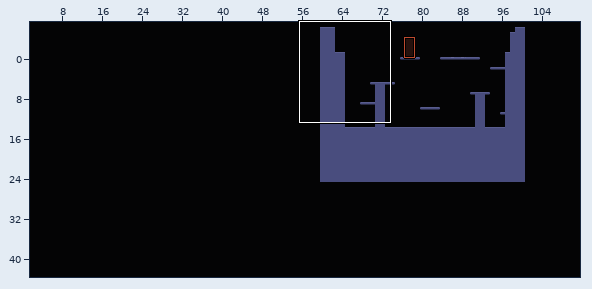
A LDtk project gets an edit: assets/tilemaps/sample.ldtk. The picture above shows the old version from afar; the outline marks the close-up.
Close-up. As it was:
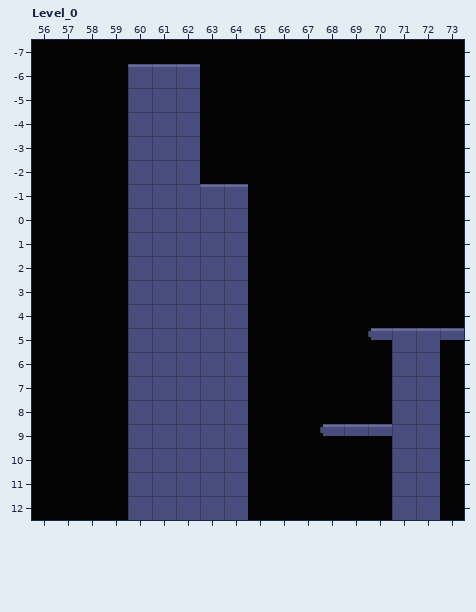
Cells are 8x8 px. Shown: Level_0 x 56..73, y -7..12. The commit also changed other parts of the map, which this record leaves out. The old version is drawn lined up with the new one.
And afterwards:
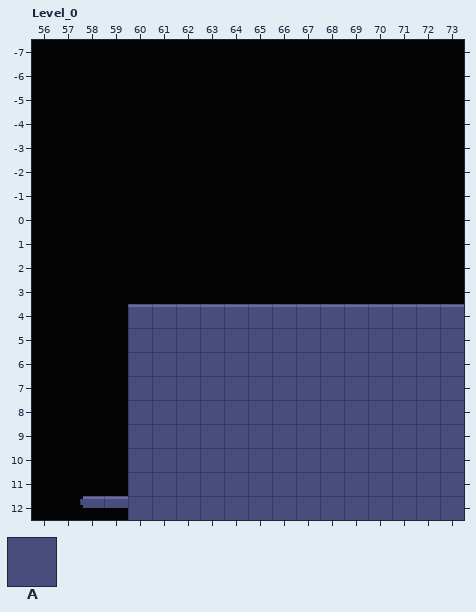
Key: from "IntGrid": A 1 "Terrain".
_ is an empty cell.
Change:
map size 41x32 -> 138x52 cells (old content now starts at 60,-7; both pictures use the new coordinates)
Layer "IntGrid":
y -6..-2: x 60..62 AAA -> ___
y -1..3: x 60..64 AAAAA -> _____
y 4: x 65..73 _________ -> AAAAAAAAA
y 5: x 65..69 _____ -> AAAAA
y 6..8: x 65..70 ______ -> AAAAAA; x 73 _ -> A
y 9: x 65..67 ___ -> AAA; x 73 _ -> A
y 10..11: x 65..70 ______ -> AAAAAA; x 73 _ -> A
y 12: x 58..59 __ -> AA; x 65..70 ______ -> AAAAAA; x 73 _ -> A
